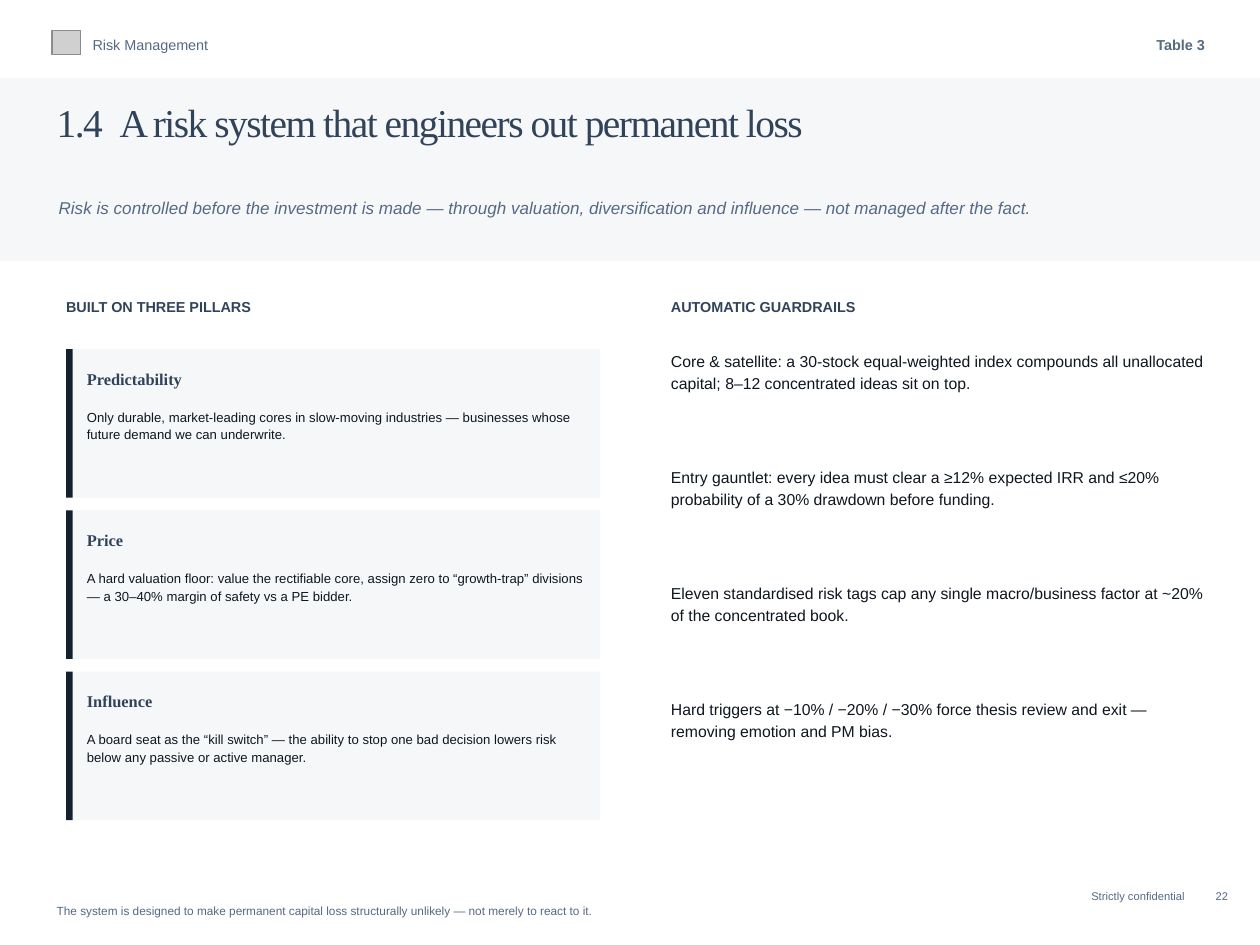
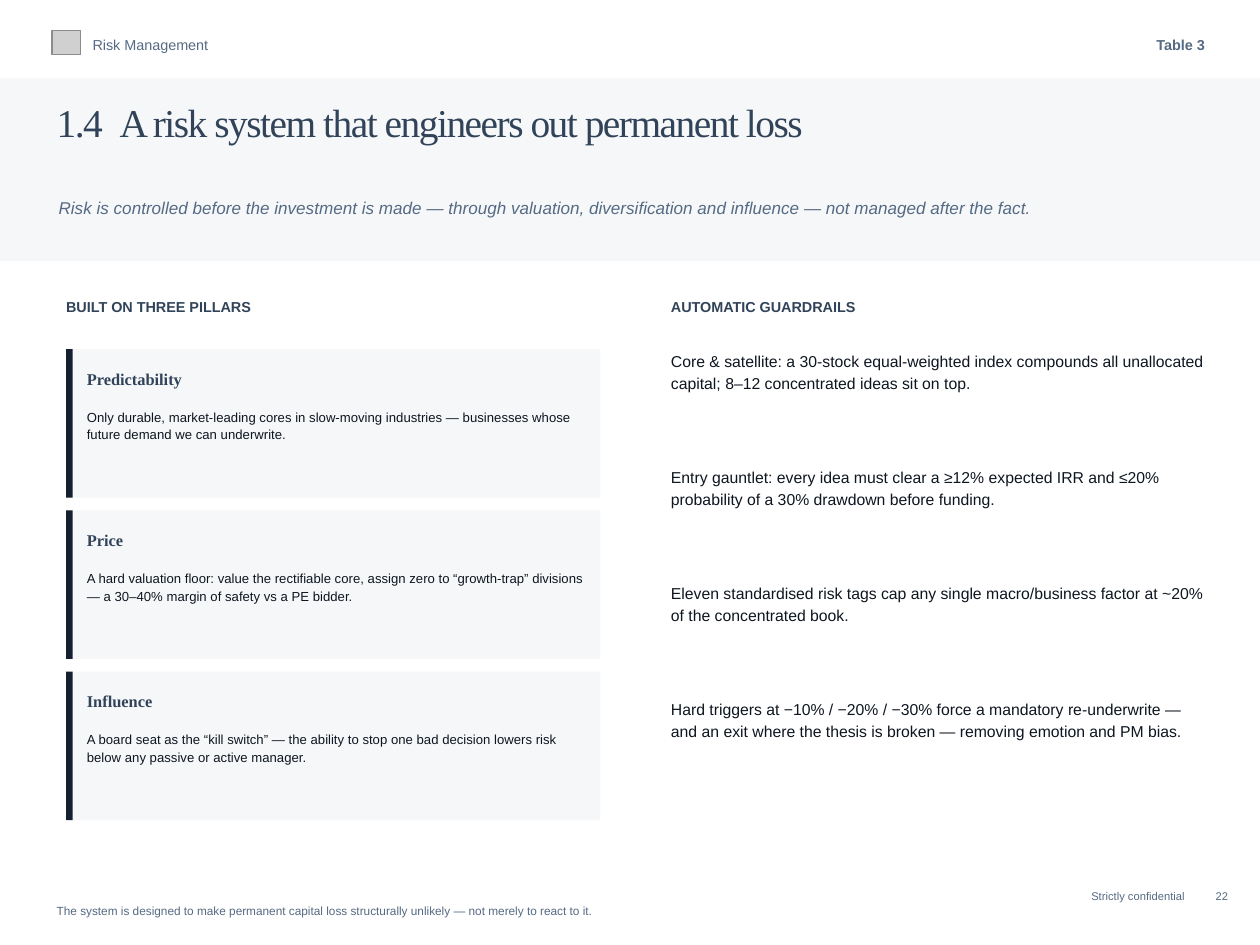
Before and after one commit to charette-lab/Claude, a slide deck: slide 25 of Athanase_Engaged_Ownership_Allocator_Deck.pptx. Drawn at 1260x945 pixels with LibreOffice and Linux fonts; fonts in the diff are those of the drawing; grey boxes stand for pictures. Boxes give left, top, right and bottom in pixels: in the first picture for what was removed or moved away, otherwise in the second. Text is boxed around its words. In the diff, an @@ line names an element or a change of style, - is before the commit and + after.

```diff
--- a/Athanase_Engaged_Ownership_Allocator_Deck.pptx
+++ b/Athanase_Engaged_Ownership_Allocator_Deck.pptx
@@ text at (x1=671, y1=703, x2=1181, y2=741): text changed @@
-Hard triggers at −10% / −20% / −30% force thesis review and exit — removing emotion and PM bias.
+Hard triggers at −10% / −20% / −30% force a mandatory re-underwrite — and an exit where the thesis is broken — removing emotion and PM bias.
```
Also in this commit, not shown: 6 other slides changed, 1 other file.
